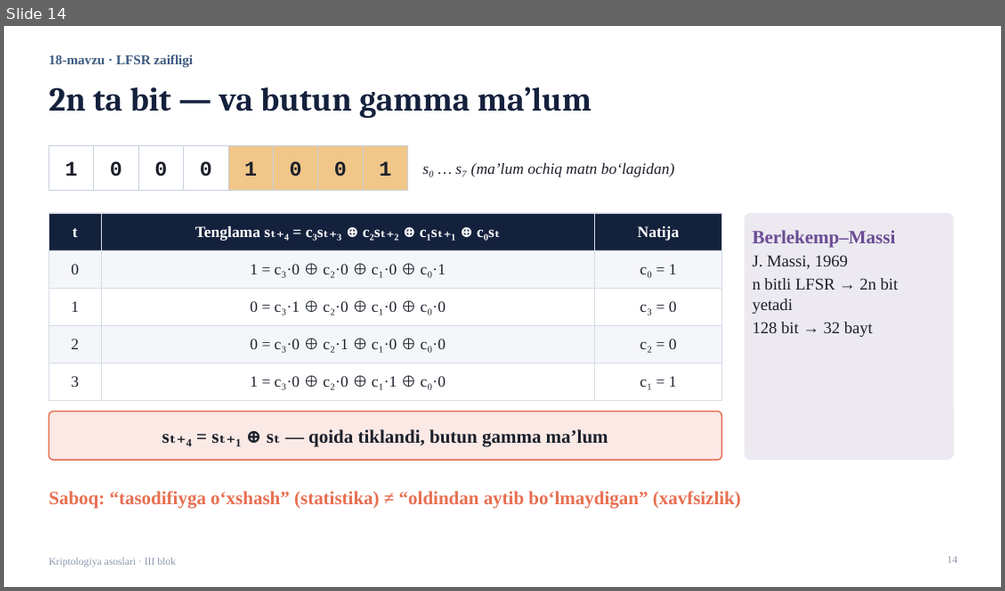
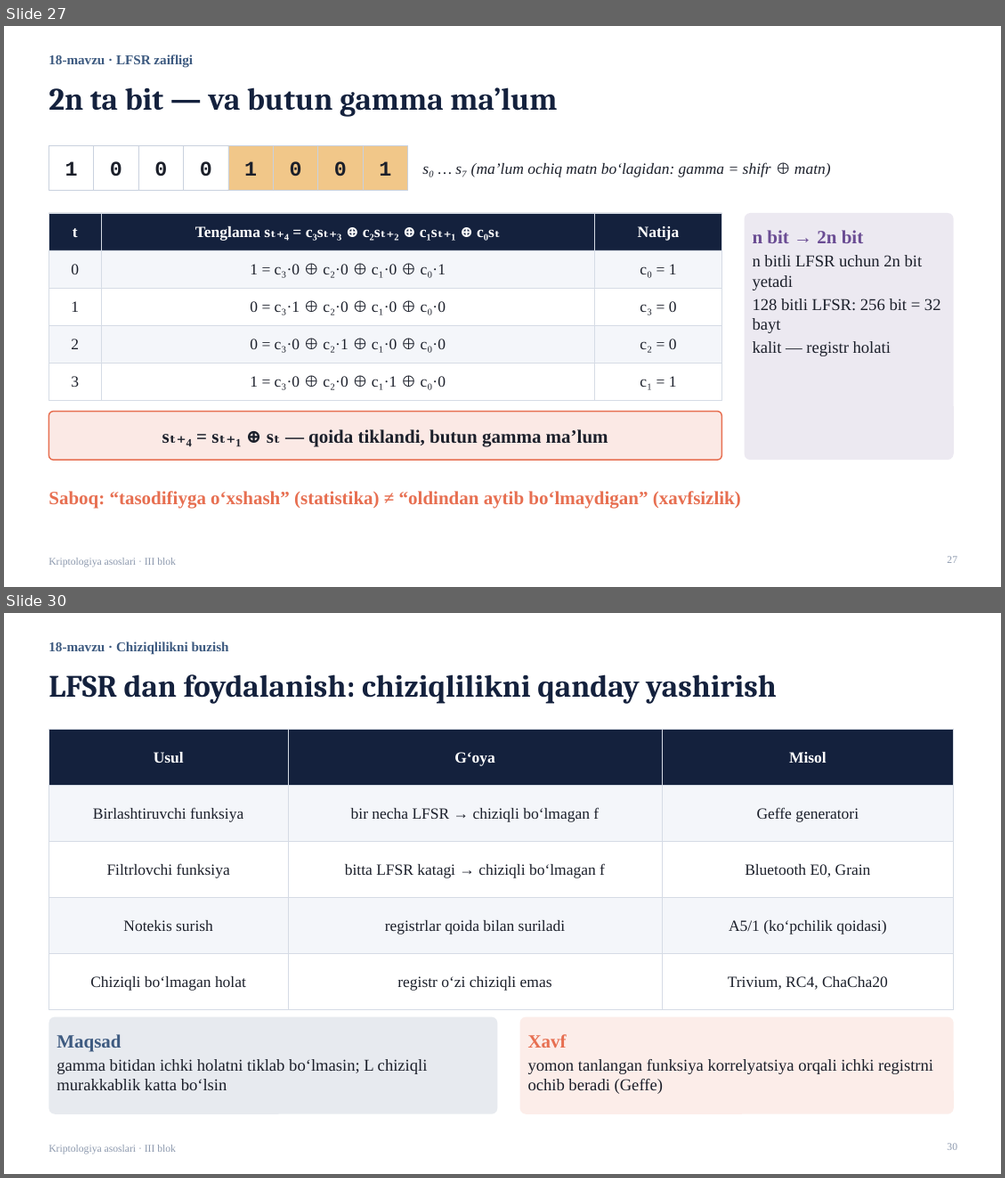
Before and after one commit to qwerty291996/Cryptology_Olympiad, a slide deck: 2026-yil tayyorgarlik/3-blok/Kriptologiya_III_blok_taqdimot.pptx. Shown one above the other, each under a label of ours: slide 14 before the commit, slides 27 and 30 after it; the slides between them are not shown. The pictures are 1005x591 and 1005x1178 pixels, drawn with LibreOffice and Linux fonts; fonts in the diff are those of the drawing. Boxes give left, top, right and bottom in pixels: in the first picture for what was removed or moved away, otherwise in the second. Text is boxed around its words. In the diff, an @@ line names an element or a change of style, - is before the commit and + after.

```diff
--- a/2026-yil tayyorgarlik/3-blok/Kriptologiya_III_blok_taqdimot.pptx
+++ b/2026-yil tayyorgarlik/3-blok/Kriptologiya_III_blok_taqdimot.pptx
@@ slide 30 added at box(4, 613, 1001, 1174), background #FFFFFF; not listed: 1 template element that a slide beside it also shows @@
@@ text added at box(48, 641, 229, 655), 13 pt, text #3D5A80, bold @@
+18-mavzu · Chiziqlilikni buzish
@@ title added at box(48, 674, 776, 703), 30 pt, text #14213D, bold @@
+LFSR dan foydalanish: chiziqlilikni qanday yashirish
@@ rectangle added at box(48, 729, 288, 785), fill #14213D, outline #D5DBE5 0.75 pt, 15 pt, text #FFFFFF, bold @@
+Usul
@@ rectangle added at box(288, 729, 662, 785), fill #14213D, outline #D5DBE5 0.75 pt, 15 pt, text #FFFFFF, bold @@
+G‘oya
@@ rectangle added at box(662, 729, 954, 785), fill #14213D, outline #D5DBE5 0.75 pt, 15 pt, text #FFFFFF, bold @@
+Misol
@@ rectangle added at box(48, 785, 288, 841), fill #F4F6FA, outline #D5DBE5 0.75 pt, 15 pt, text #1B1F2A @@
+Birlashtiruvchi funksiya
@@ rectangle added at box(288, 785, 662, 841), fill #F4F6FA, outline #D5DBE5 0.75 pt, 15 pt, text #1B1F2A @@
+bir necha LFSR → chiziqli bo‘lmagan f
@@ rectangle added at box(662, 785, 954, 841), fill #F4F6FA, outline #D5DBE5 0.75 pt, 15 pt, text #1B1F2A @@
+Geffe generatori
@@ rectangle added at box(48, 841, 288, 897), fill #FFFFFF, outline #D5DBE5 0.75 pt, 15 pt, text #1B1F2A @@
+Filtrlovchi funksiya
@@ rectangle added at box(288, 841, 662, 897), fill #FFFFFF, outline #D5DBE5 0.75 pt, 15 pt, text #1B1F2A @@
+bitta LFSR katagi → chiziqli bo‘lmagan f
@@ rectangle added at box(662, 841, 954, 897), fill #FFFFFF, outline #D5DBE5 0.75 pt, 15 pt, text #1B1F2A @@
+Bluetooth E0, Grain
@@ rectangle added at box(48, 897, 288, 953), fill #F4F6FA, outline #D5DBE5 0.75 pt, 15 pt, text #1B1F2A @@
+Notekis surish
@@ rectangle added at box(288, 897, 662, 953), fill #F4F6FA, outline #D5DBE5 0.75 pt, 15 pt, text #1B1F2A @@
+registrlar qoida bilan suriladi
@@ rectangle added at box(662, 897, 954, 953), fill #F4F6FA, outline #D5DBE5 0.75 pt, 15 pt, text #1B1F2A @@
+A5/1 (ko‘pchilik qoidasi)
@@ rectangle added at box(48, 953, 288, 1009), fill #FFFFFF, outline #D5DBE5 0.75 pt, 15 pt, text #1B1F2A @@
+Chiziqli bo‘lmagan holat
@@ rectangle added at box(288, 953, 662, 1009), fill #FFFFFF, outline #D5DBE5 0.75 pt, 15 pt, text #1B1F2A @@
+registr o‘zi chiziqli emas
@@ rectangle added at box(662, 953, 954, 1009), fill #FFFFFF, outline #D5DBE5 0.75 pt, 15 pt, text #1B1F2A @@
+Trivium, RC4, ChaCha20
@@ rounded rectangle added at box(48, 1017, 498, 1114), fill #3D5A80 at 12% opacity, 16 pt, text #1B1F2A @@
+Maqsad
+gamma bitidan ichki holatni tiklab bo‘lmasin; L chiziqli murakkablik katta bo‘lsin
@@ rounded rectangle added at box(520, 1017, 954, 1114), fill #E76F51 at 12% opacity, 16 pt, text #1B1F2A @@
+Xavf
+yomon tanlangan funksiya korrelyatsiya orqali ichki registrni ochib beradi (Geffe)
@@ page number added at box(947, 1143, 957, 1150), 10 pt, text #8D99AE @@
+30
@@ what was slide 14 is now slide 27 @@
@@ slide 27 changed as well @@
@@ title "2n ta bit — va ..." at box(48, 87, 557, 116): size 32 to 30 pt @@
@@ text at box(422, 162, 831, 177): text changed @@
-s₀ … s₇ (ma’lum ochiq matn bo‘lagidan)
+s₀ … s₇ (ma’lum ochiq matn bo‘lagidan: gamma = shifr ⊕ matn)
@@ text in rounded rectangle at box(752, 230, 941, 356): text changed @@
-Berlekemp–Massi
-J. Massi, 1969
-n bitli LFSR → 2n bit yetadi
-128 bit → 32 bayt
+n bit → 2n bit
+n bitli LFSR uchun 2n bit yetadi
+128 bitli LFSR: 256 bit = 32 bayt
+kalit — registr holati
@@ page number at box(947, 556, 957, 563): text changed @@
-14
+27
```
Also in this commit, not shown: 10 other slides changed, 34 other slides added, 6 slides removed, 6 other files.
